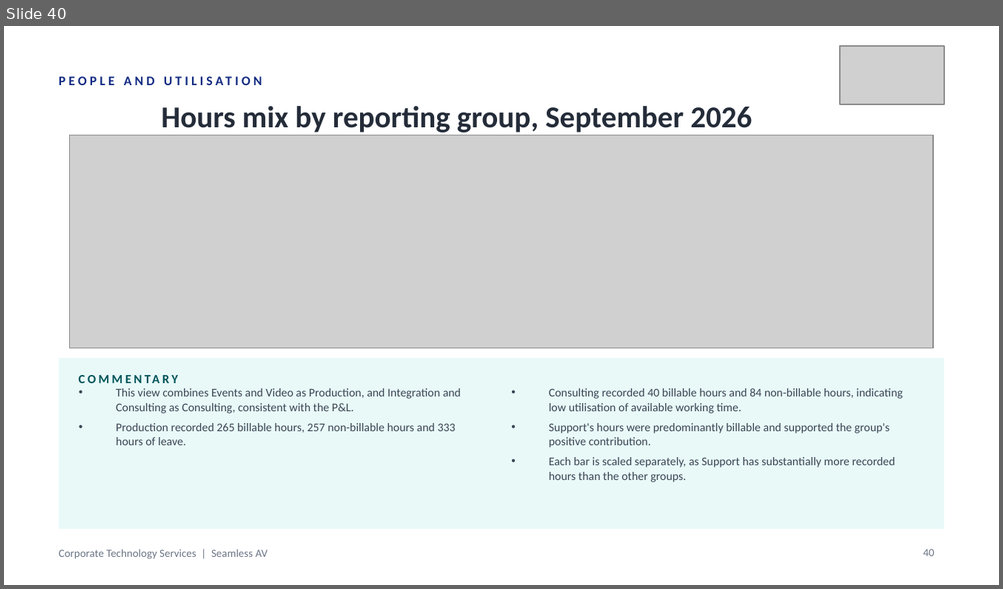
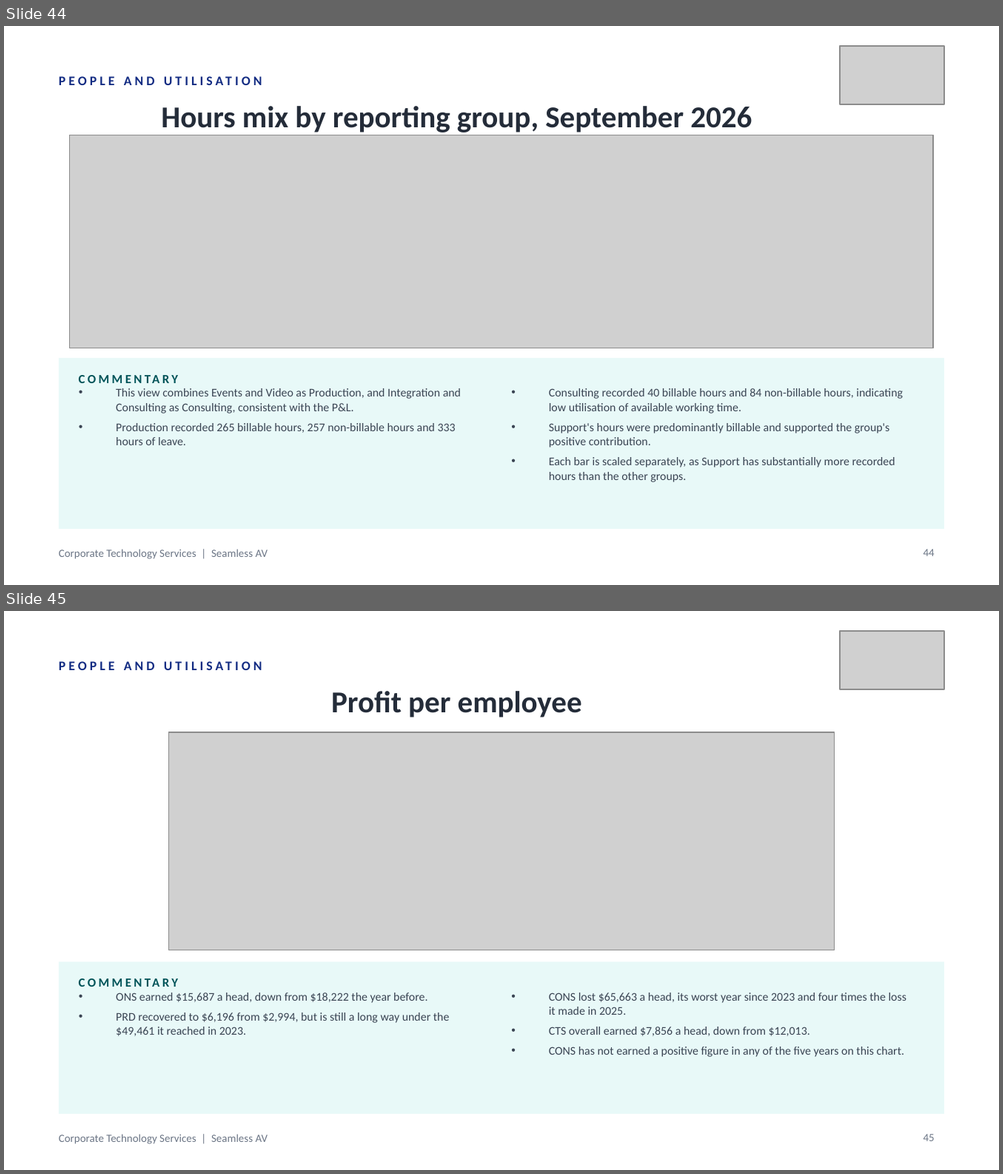
Before and after one commit to WesleyNelson-O33/Claude, a slide deck: deck/CTS Monthly Business Review - 30092026.pptx. Shown one above the other, each under a label of ours: slide 40 before the commit, slides 44 and 45 after it. The pictures are 1003x589 and 1003x1174 pixels, drawn with LibreOffice and Linux fonts; fonts in the diff are those of the drawing; grey boxes stand for pictures. Boxes give left, top, right and bottom in pixels: in the first picture for what was removed or moved away, otherwise in the second. Text is boxed around its words. In the diff, an @@ line names an element or a change of style, - is before the commit and + after.

```diff
--- a/deck/CTS Monthly Business Review - 30092026.pptx
+++ b/deck/CTS Monthly Business Review - 30092026.pptx
@@ slide 45 added at (x1=4, y1=611, x2=999, y2=1170), background #FFFFFF; not listed: 1 template element that a slide beside it also shows @@
@@ picture added at (x1=839, y1=631, x2=944, y2=689) @@
@@ text added at (x1=59, y1=651, x2=755, y2=681), 9.5 pt, text #122B82, bold @@
+PEOPLE AND UTILISATION
@@ text added at (x1=331, y1=691, x2=582, y2=718), 22 pt, text #242C39, bold @@
+Profit per employee
@@ picture added at (x1=169, y1=732, x2=834, y2=950) @@
@@ rectangle added at (x1=59, y1=962, x2=944, y2=1114), fill #E8F9F8 @@
@@ text added at (x1=79, y1=970, x2=377, y2=995), 9 pt, text #005358, bold @@
+COMMENTARY
@@ text added at (x1=116, y1=993, x2=449, y2=1037), 8.5 pt, text #3A4453 @@
+• ONS earned $15,687 a head, down from $18,222 the year before.
+• PRD recovered to $6,196 from $2,994, but is still a long way under the $49,461 it reached in 2023.
@@ text added at (x1=549, y1=993, x2=906, y2=1057), 8.5 pt, text #3A4453 @@
+• CONS lost $65,663 a head, its worst year since 2023 and four times the loss it made in 2025.
+• CTS overall earned $7,856 a head, down from $12,013.
+• CONS has not earned a positive figure in any of the five years on this chart.
@@ page number added at (x1=923, y1=1134, x2=934, y2=1142), 8 pt, text #6B7585 @@
+45
@@ what was slide 40 is now slide 44 @@
@@ page number at (x1=923, y1=549, x2=934, y2=557): text changed @@
-40
+44
```
Also in this commit, not shown: 5 other slides added, 25 other files.
